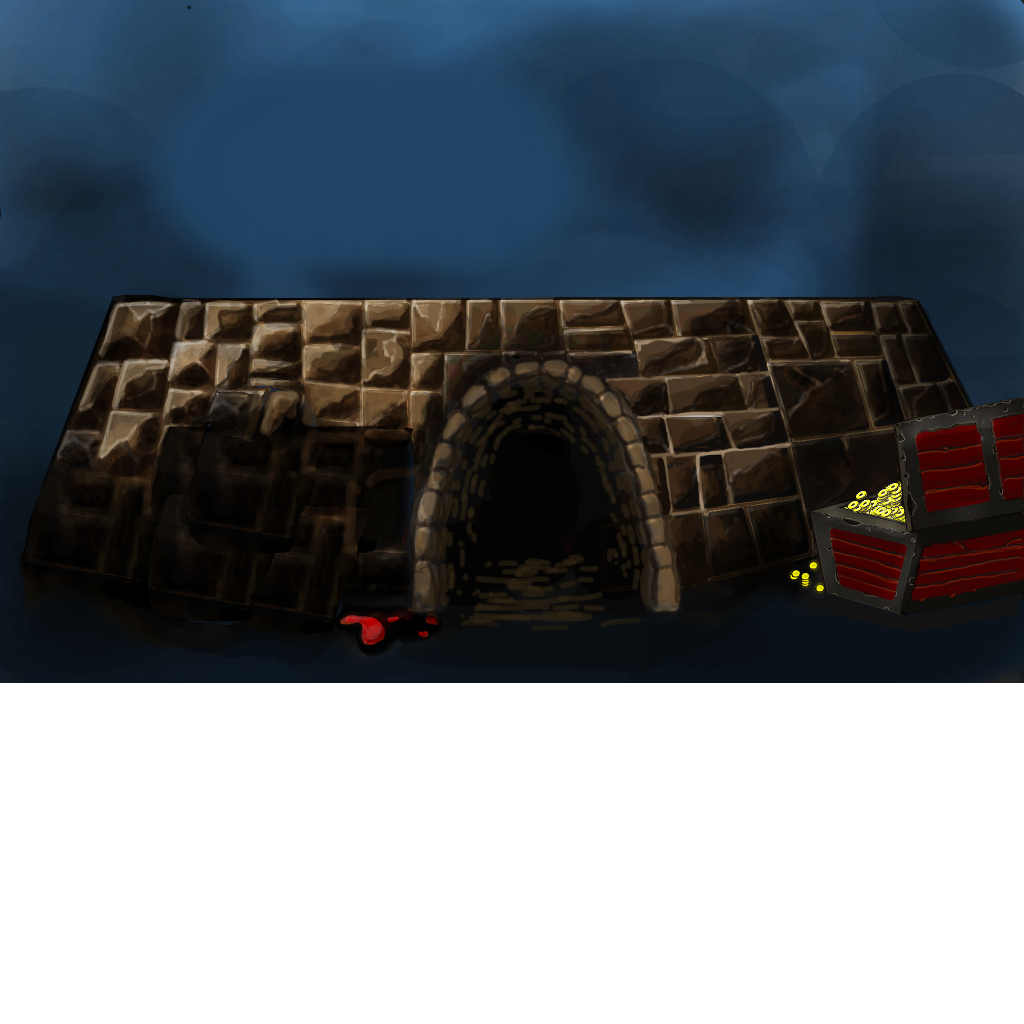
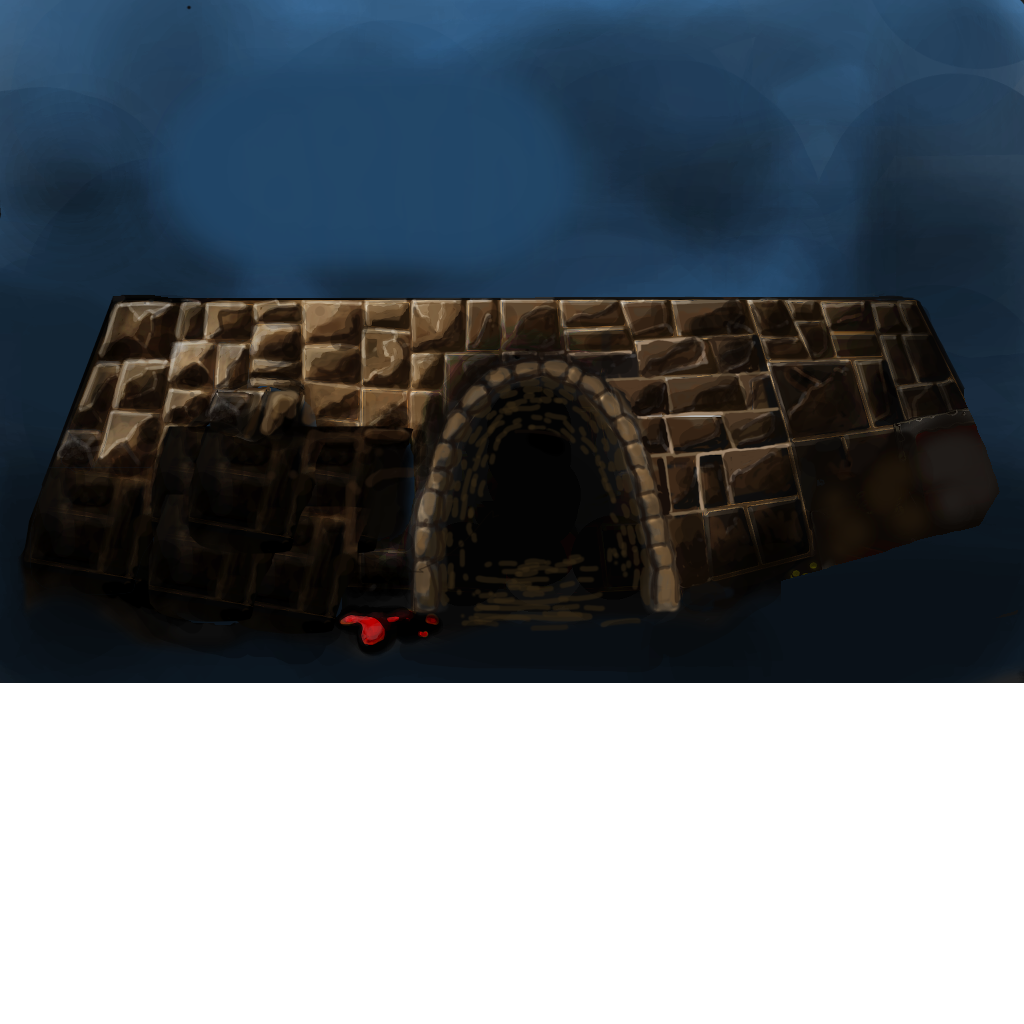
Revision of a layered w=1024, h=1024 image; what changed, layer by layer:
added layer "Pasted Layer" above "Photo on 1-26-14 at 11.24 AM.jpg" over [781, 389, 1019, 620]
painted on "Photo on 1-26-14 at 11.24 AM.jpg" over [781, 389, 1024, 631]
